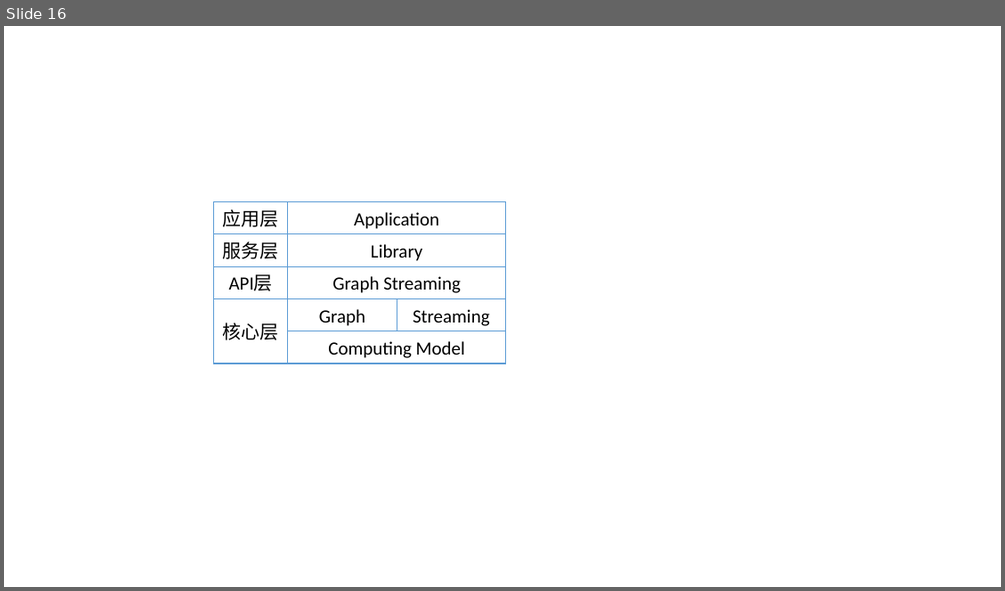
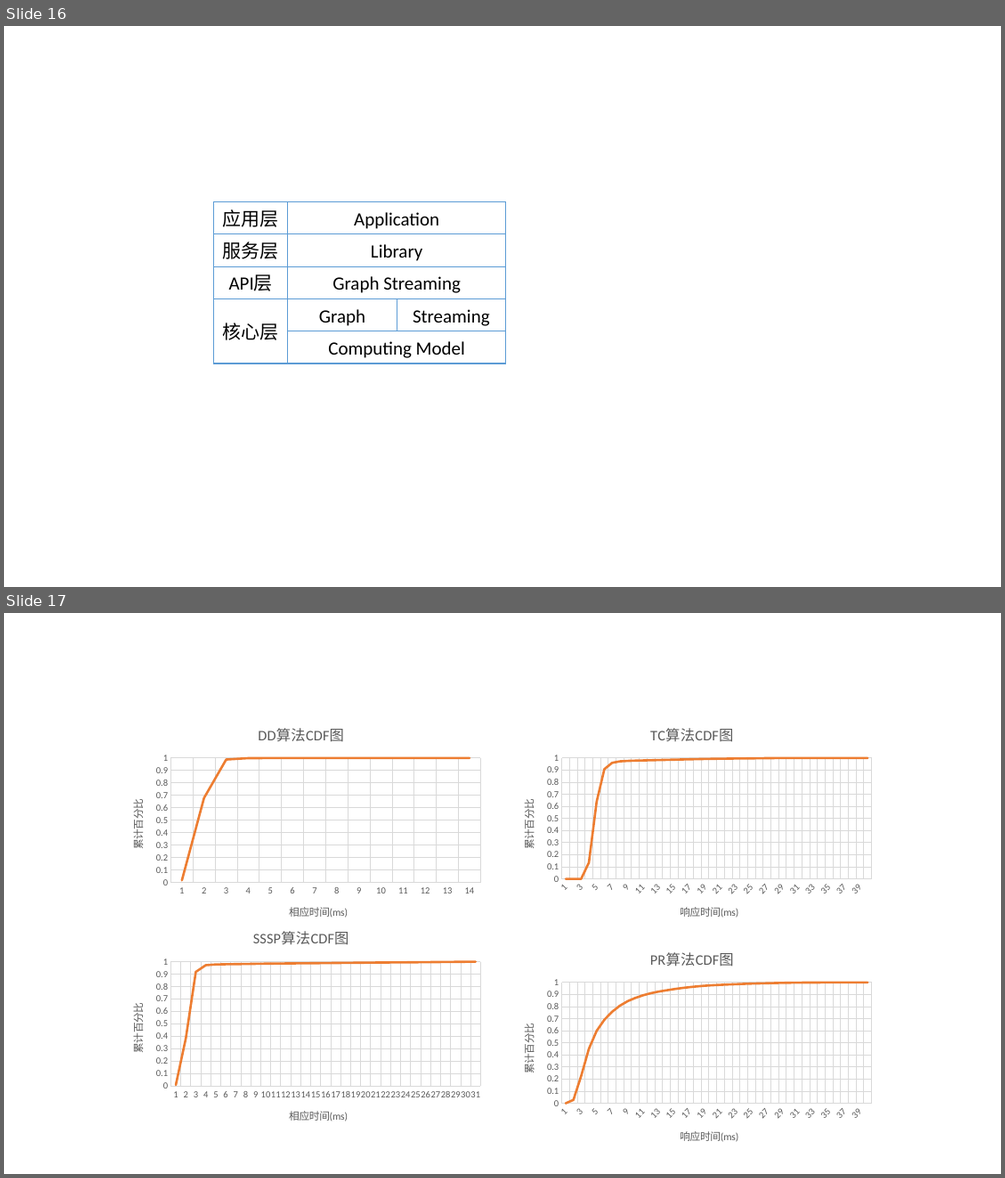
Before and after one commit to DuanSky22/GraduationThesis, a slide deck: post-graduate paper/论文画图.pptx. Shown one above the other, each under a label of ours: slide 16 before the commit, slides 16 and 17 after it. The pictures are 1005x591 and 1005x1178 pixels, drawn with LibreOffice and Linux fonts; fonts in the diff are those of the drawing. Boxes give left, top, right and bottom in pixels: in the first picture for what was removed or moved away, otherwise in the second. Text is boxed around its words. In the diff, an @@ line names an element or a change of style, - is before the commit and + after.

```diff
--- a/post-graduate paper/论文画图.pptx
+++ b/post-graduate paper/论文画图.pptx
@@ slide 17 added at box(4, 613, 1001, 1174), background #FFFFFF @@
@@ line chart added at box(114, 711, 488, 935) @@
+title "DD算法CDF图 "
+categories: 1, 2, 3, 4, 5, 6, 7, 8, 9, 10, 11, 12, 13, 14
+Series 1: 0.02, 0.68, 0.99, 1, 1, 1, 1, 1, 1, 1, 1, 1, 1, 1
@@ line chart added at box(505, 711, 879, 935) @@
+title "TC算法CDF图 "
+categories: 1, 2, 3, 4, 5, 6, 7, 8, 9, 10, 11, 12, 13, 14, 15, 16, 17, 18, 19, 20, 21, 22, 23, 24, 25, 26, 27, 28, 29, 30, 31, 32, 33, 34, 35, 36, 37, 38, 39, 40
+Series 1: 0, 0, 0, 0.13, 0.64, 0.91, 0.96, 0.97, 0.98, 0.98, 0.98, 0.98, 0.98, 0.98, 0.99, 0.99, 0.99, 0.99, 0.99, 0.99, 0.99, 0.99, 1, 1, 1, 1, 1, 1, 1, 1, 1, 1, 1, 1, 1, 1, 1, 1, 1, 1
@@ line chart added at box(114, 915, 488, 1139) @@
+title "SSSP算法CDF图 "
+categories: 1, 2, 3, 4, 5, 6, 7, 8, 9, 10, 11, 12, 13, 14, 15, 16, 17, 18, 19, 20, 21, 22, 23, 24, 25, 26, 27, 28, 29, 30, 31
+Series 1: 0.01, 0.38, 0.92, 0.97, 0.98, 0.98, 0.98, 0.98, 0.98, 0.98, 0.99, 0.99, 0.99, 0.99, 0.99, 0.99, 0.99, 0.99, 0.99, 0.99, 0.99, 0.99, 0.99, 0.99, 1, 1, 1, 1, 1, 1, 1
@@ line chart added at box(505, 935, 879, 1159) @@
+title "PR算法CDF图 "
+categories: 1, 2, 3, 4, 5, 6, 7, 8, 9, 10, 11, 12, 13, 14, 15, 16, 17, 18, 19, 20, 21, 22, 23, 24, 25, 26, 27, 28, 29, 30, 31, 32, 33, 34, 35, 36, 37, 38, 39, 40
+Series 1: 0, 0.03, 0.23, 0.45, 0.6, 0.69, 0.76, 0.81, 0.84, 0.87, 0.89, 0.91, 0.92, 0.93, 0.94, 0.95, 0.96, 0.97, 0.97, 0.98, 0.98, 0.98, 0.99, 0.99, 0.99, 0.99, 0.99, 0.99, 1, 1, 1, 1, 1, 1, 1, 1, 1, 1, 1, 1
```
Also in this commit, not shown: 2 other slides added, 29 other files.
